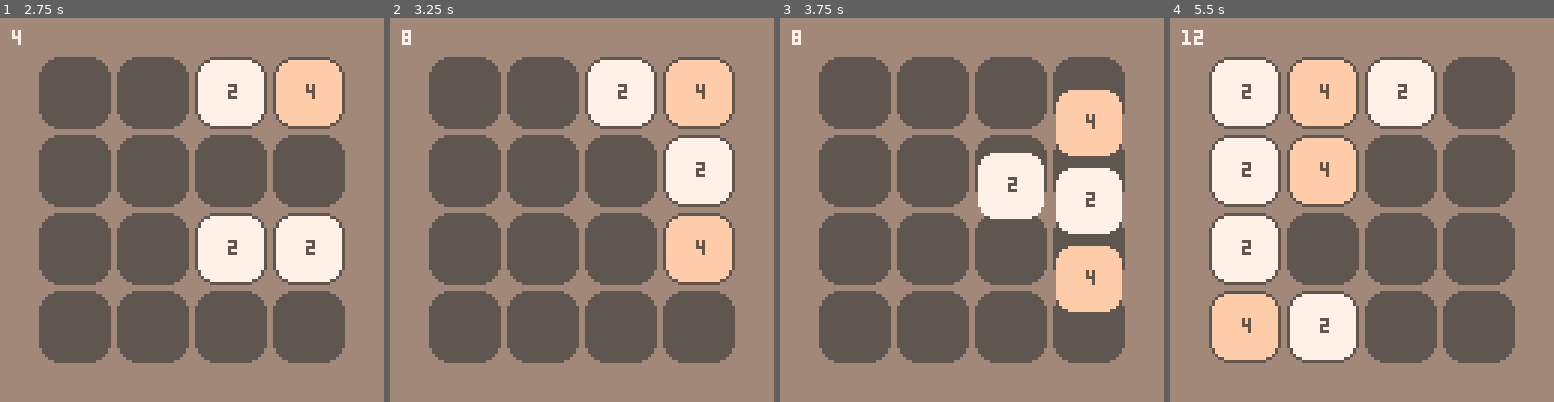
Above: before the commit, frames 1-4 (left to right).
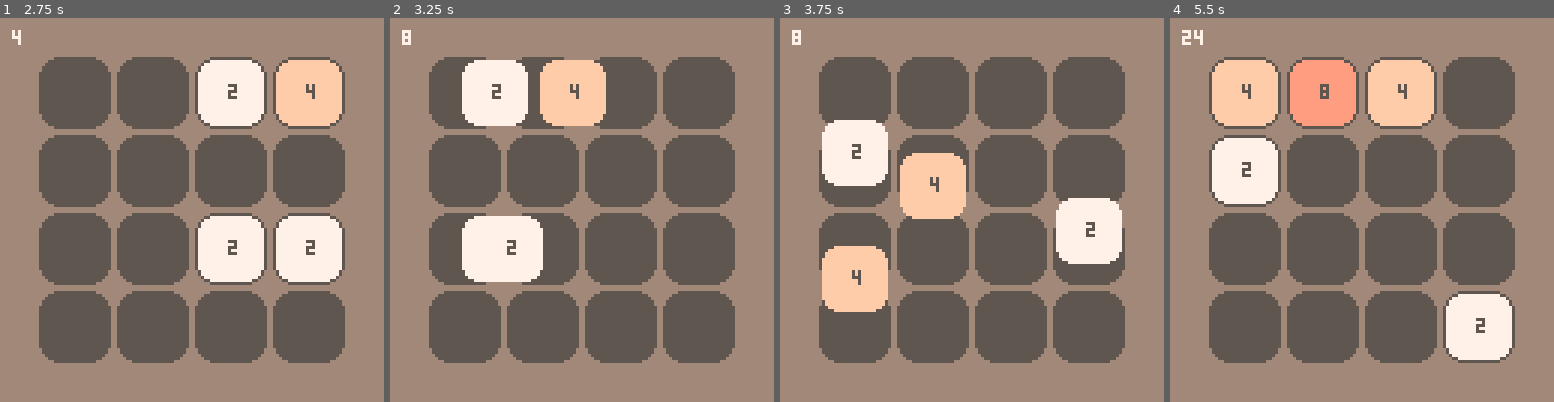
Above: after the commit, the same moments.

Repository: rbits0/2048-pico-8
Game: PICO-8 cartridge main.p8
The game is run twice, just before and just after one commit, with the same random seed, the same clock (stepped at 60 frames per second) and the same inputs.
Inputs:
- Up to frame 1 (2.75 s): tap X (X key) at 0.33, 1.07, 1.85 s; tap O (Z key) at 0.7, 1.7, 2.1, 2.5 s; hold Right 1.6-2.1 s; hold Up 2.15-2.42 s; hold Right from 2.47 s (still down)
- Up to frame 2 (3.25 s): tap O (Z key) at 2.9 s; tap X (X key) at 2.97 s; release Right at 3.03 s; hold Left from 3.08 s (still down)
- Up to frame 3 (3.75 s): tap O (Z key) at 3.3, 3.7 s; release Left at 3.58 s; hold Down from 3.63 s (still down)
- Up to frame 4 (5.5 s): release Down at 3.97 s; hold Right 4.02-4.68 s; tap X (X key) at 4.08, 5.2 s; tap O (Z key) every 0.4 s from 4.1 to 5.3 s; hold Up 4.73-5.03 s; hold Left from 5.08 s (still down)

Frame 1 is identical in both runs. In frame 2, 19% of the frame differs, in the area x 18-90%, y 10-69%; in frame 3, 18%; in frame 4, 22%, in the area x 3-90%, y 3-90%.

Commit message:
Disable key repeating when playing

Diff:
--- a/main.p8
+++ b/main.p8
@@ -56,6 +56,9 @@
 
 function game_init()
     state = State.GAME
+
+    -- disable key repeating
+    poke(0x5f5c, 255)
 
     modify_palette()
 
--- a/title_screen.lua
+++ b/title_screen.lua
@@ -2,6 +2,9 @@
 
 function title_screen_init()
     state = State.TITLE_SCREEN
+
+    -- enable key repeating
+    poke(0x5f5c, 0)
 
     title_screen_palette()
 
